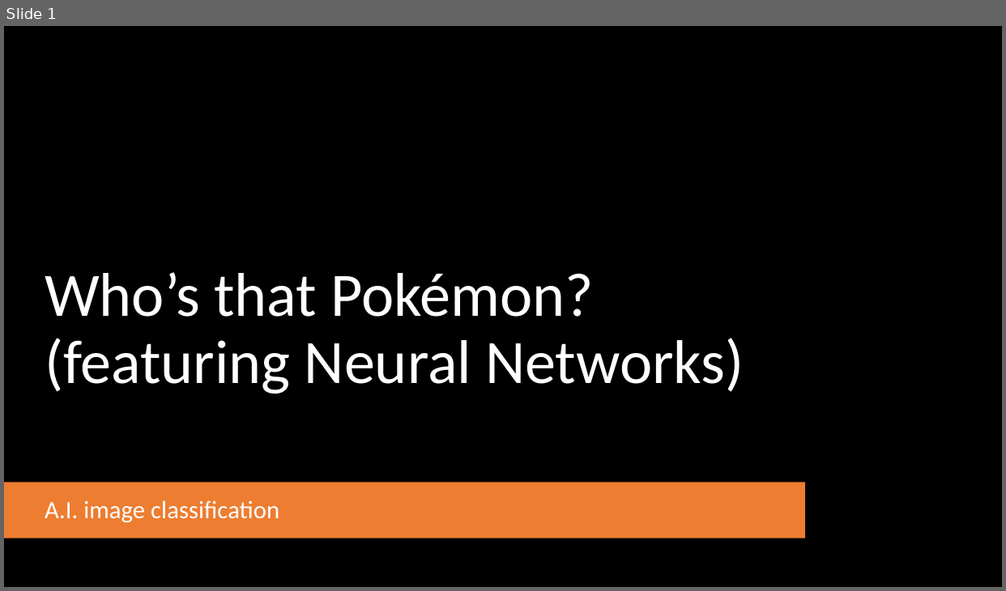
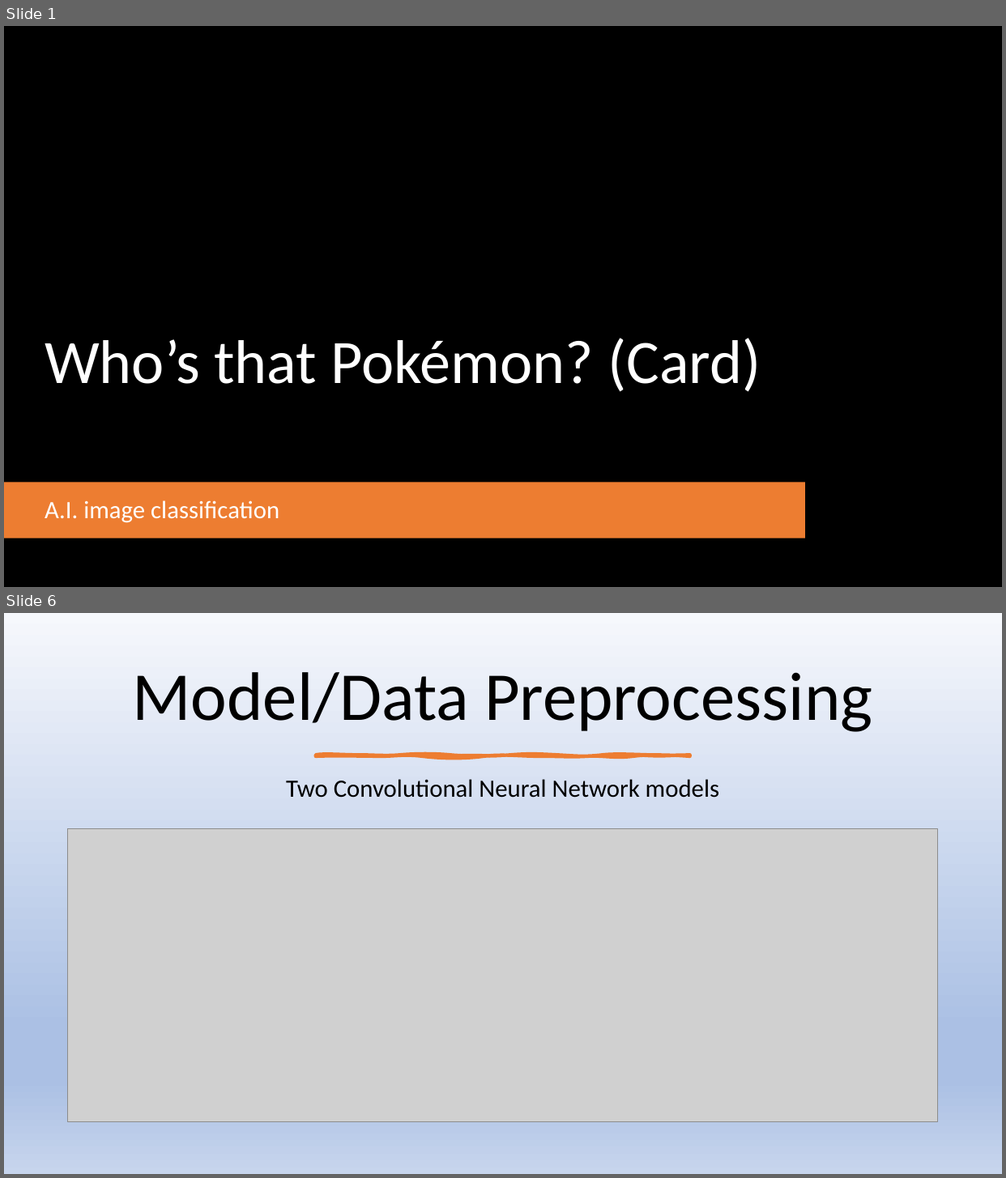
Before and after one commit to marcjreid/dsir-capstone-project, a slide deck: Capstone Presentation.pptx. Shown one above the other, each under a label of ours: slide 1 before the commit, slides 1 and 6 after it; the slides between them are not shown. The pictures are 1006x591 and 1006x1178 pixels, drawn with LibreOffice and Linux fonts; fonts in the diff are those of the drawing; grey boxes stand for pictures; background and template pictures are left out. Boxes give left, top, right and bottom in pixels: in the first picture for what was removed or moved away, otherwise in the second. Text is boxed around its words. In the diff, an @@ line names an element or a change of style, - is before the commit and + after.

```diff
--- a/Capstone Presentation.pptx
+++ b/Capstone Presentation.pptx
@@ slide 6 added at (x1=4, y1=613, x2=1002, y2=1174), background gradient #F6F8FC to #ABC0E4 to #C7D5ED @@
@@ title added at (x1=133, y1=672, x2=872, y2=732), 66 pt, text #000000 @@
+Model/Data Preprocessing
@@ freeform shape added at (x1=315, y1=756, x2=690, y2=756), fill #ED7D31, outline #ED7D31 3.25 pt @@
@@ text added at (x1=286, y1=779, x2=719, y2=798), 24 pt, text #000000 @@
+Two Convolutional Neural Network models
@@ picture added at (x1=68, y1=828, x2=938, y2=1122) @@
@@ slide 1 changed as well @@
@@ title at (x1=44, y1=338, x2=761, y2=392): text changed @@
-Who’s that Pokémon? (featuring Neural Networks)
+Who’s that Pokémon? (Card)
```
Also in this commit, not shown: 1 other slide changed, 7 other slides added, 3 slides removed, 3 other files.
